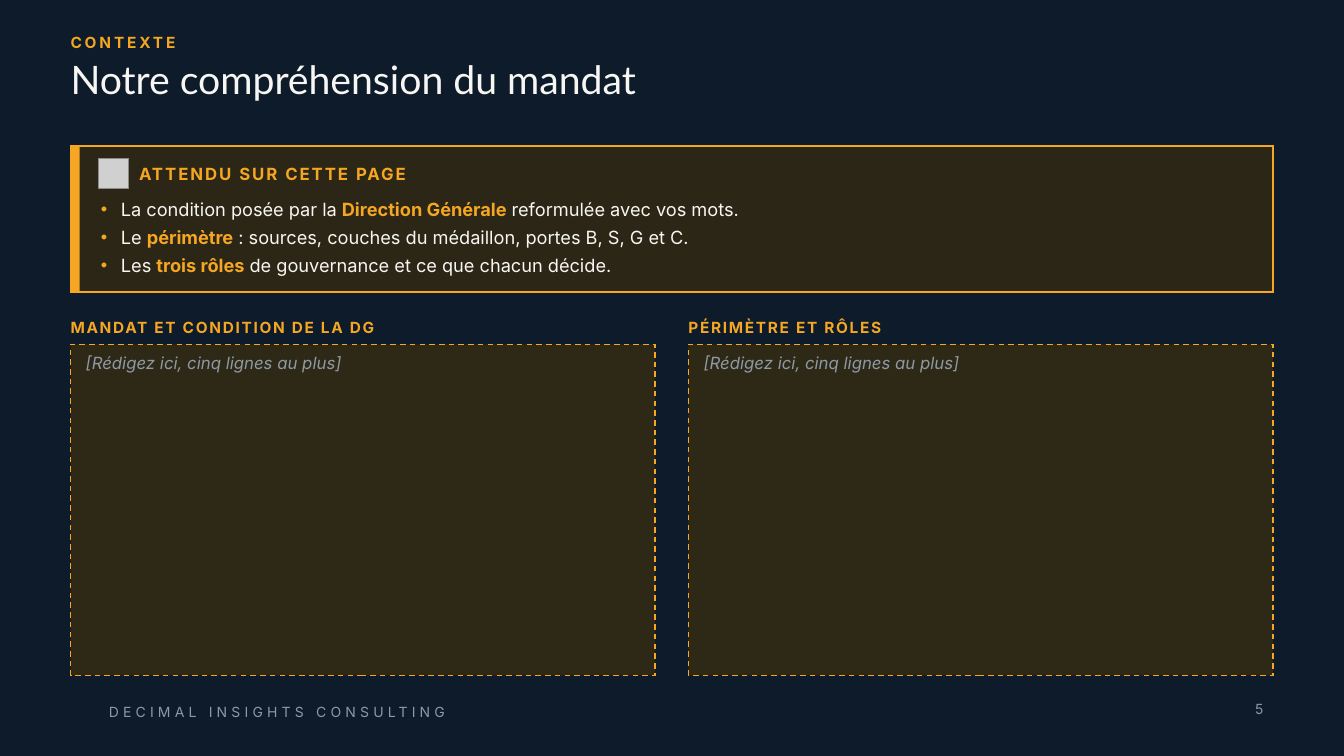
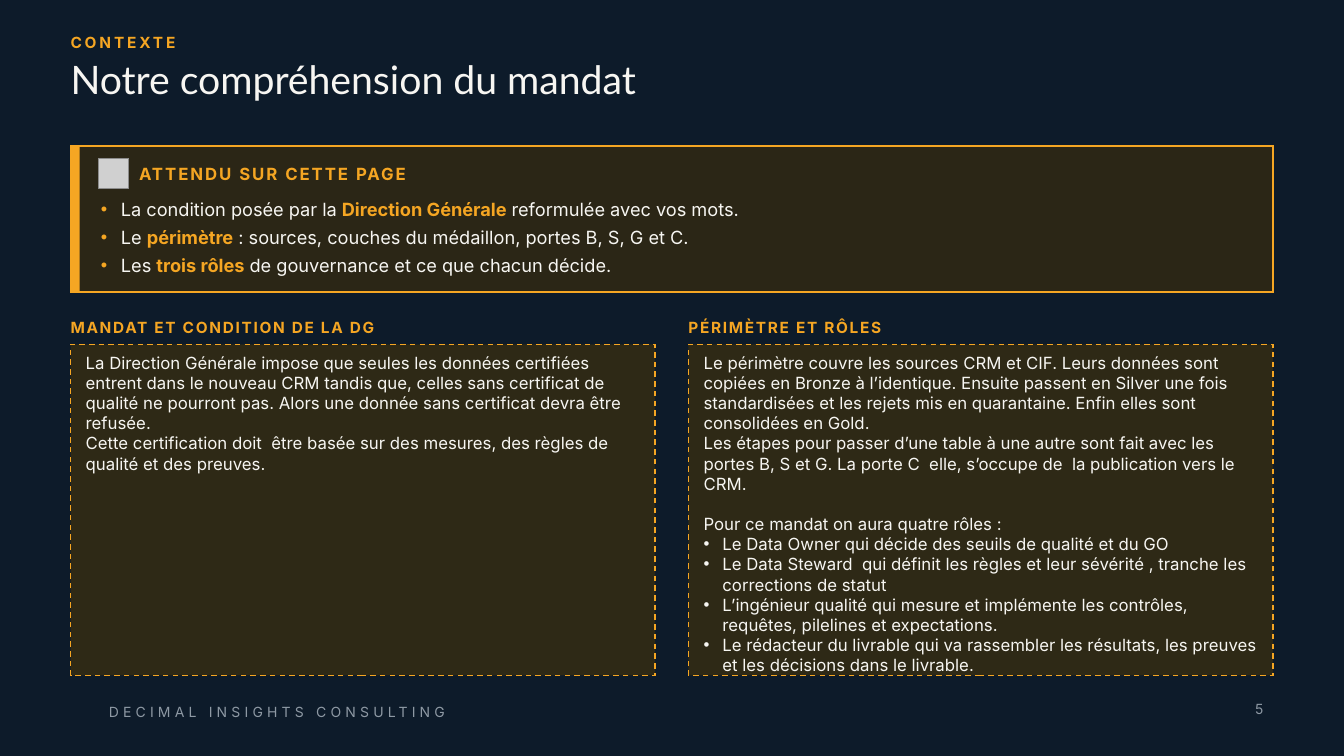
Before and after one commit to ruthabebeneg/td-qualite-g02, a slide deck: slide 5 of livrables/Livrable_Groupe_TD_AssurConnect.pptx. Drawn at 1344x756 pixels with LibreOffice and Linux fonts; fonts in the diff are those of the drawing; grey boxes stand for pictures; background and template pictures are left out. Boxes give left, top, right and bottom in pixels: in the first picture for what was removed or moved away, otherwise in the second. Text is boxed around its words. In the diff, an @@ line names an element or a change of style, - is before the commit and + after.

```diff
--- a/livrables/Livrable_Groupe_TD_AssurConnect.pptx
+++ b/livrables/Livrable_Groupe_TD_AssurConnect.pptx
@@ text in rectangle at (86, 356, 621, 474): text changed; text colour #8E99A4 to #F7F6F2; italic off @@
-[Rédigez ici, cinq lignes au plus]
+La Direction Générale impose que seules les données certifiées entrent dans le nouveau CRM tandis que, celles sans certificat de qualité ne pourront pas. Alors une donnée sans certificat devra être refusée.
+Cette certification doit être basée sur des mesures, des règles de qualité et des preuves.
@@ text in rectangle at (704, 356, 1256, 671): text changed; text colour #8E99A4 to #F7F6F2; italic off @@
-[Rédigez ici, cinq lignes au plus]
+Le périmètre couvre les sources CRM et CIF. Leurs données sont copiées en Bronze à l’identique. Ensuite passent en Silver une fois standardisées et les rejets mis en quarantaine. Enfin elles sont consolidées en Gold.
+Les étapes pour passer d’une table à une autre sont fait avec les portes B, S et G. La porte C elle, s’occupe de la publication vers le CRM.
+Pour ce mandat on aura quatre rôles :
+• Le Data Owner qui décide des seuils de qualité et du GO
+• Le Data Steward qui définit les règles et leur sévérité , tranche les corrections de statut
+• L’ingénieur qualité qui mesure et implémente les contrôles, requêtes, pilelines et expectations.
+• Le rédacteur du livrable qui va rassembler les résultats, les preuves et les décisions dans le livrable.
```
Also in this commit, not shown: 7 other slides changed.
